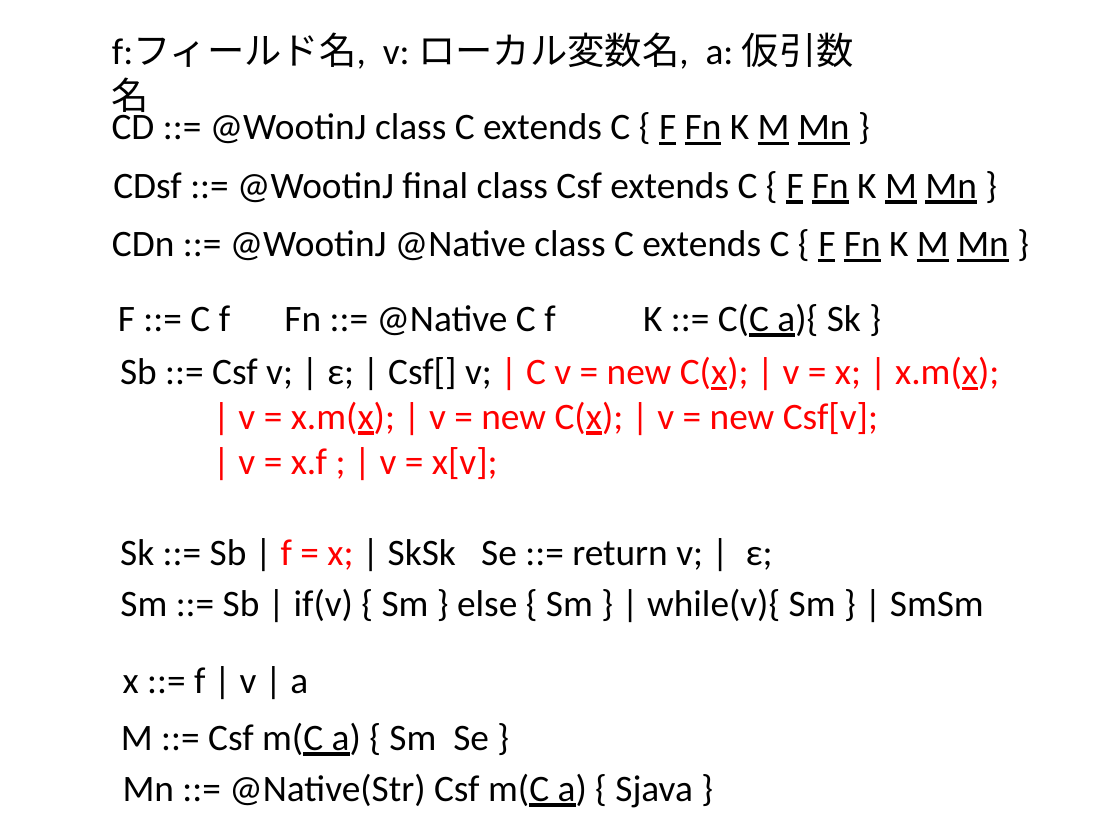
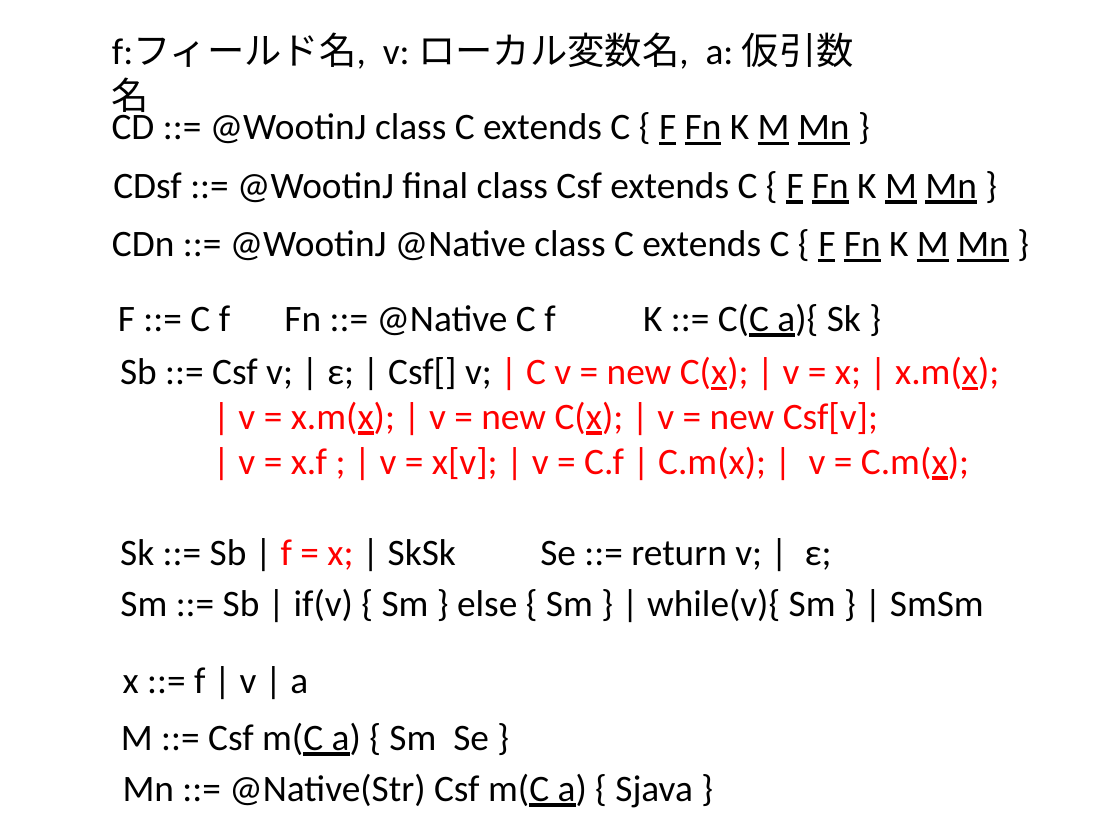
Before and after one commit to kikaineko/misc, a slide deck: slide 6 of study/draft/keisikika.pptx (slide 3 before the commit). Drawn at 1120x840 pixels with LibreOffice and Linux fonts; fonts in the diff are those of the drawing. Boxes give left, top, right and bottom in pixels: in the first picture for what was removed or moved away, otherwise in the second. Text is boxed around its words. In the diff, an @@ line names an element or a change of style, - is before the commit and + after.

```diff
--- a/study/draft/keisikika.pptx
+++ b/study/draft/keisikika.pptx
@@ text at bbox=[238, 447, 969, 480]: text changed @@
-| v = x.f ; | v = x[v];
+| v = x.f ; | v = x[v]; | v = C.f | C.m(x); | v = C.m(x);
@@ text "Sk ::= Sb | f ..." rewrapped from bbox=[120, 539, 773, 570] to bbox=[120, 539, 832, 570] @@
```
Also in this commit, not shown: 2 other slides changed, 3 slides added.
